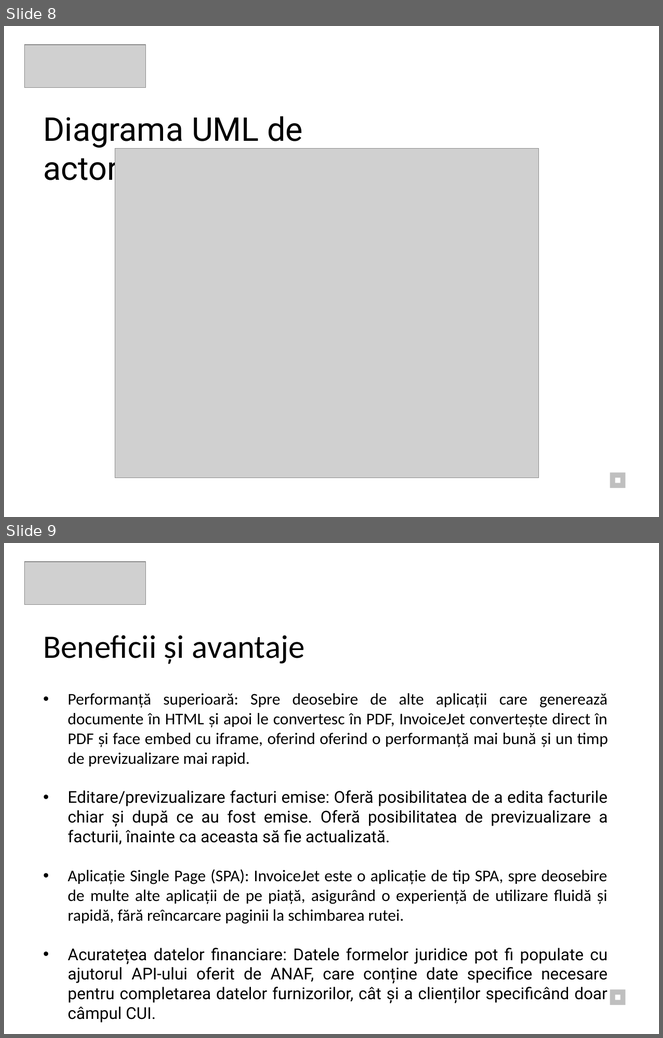
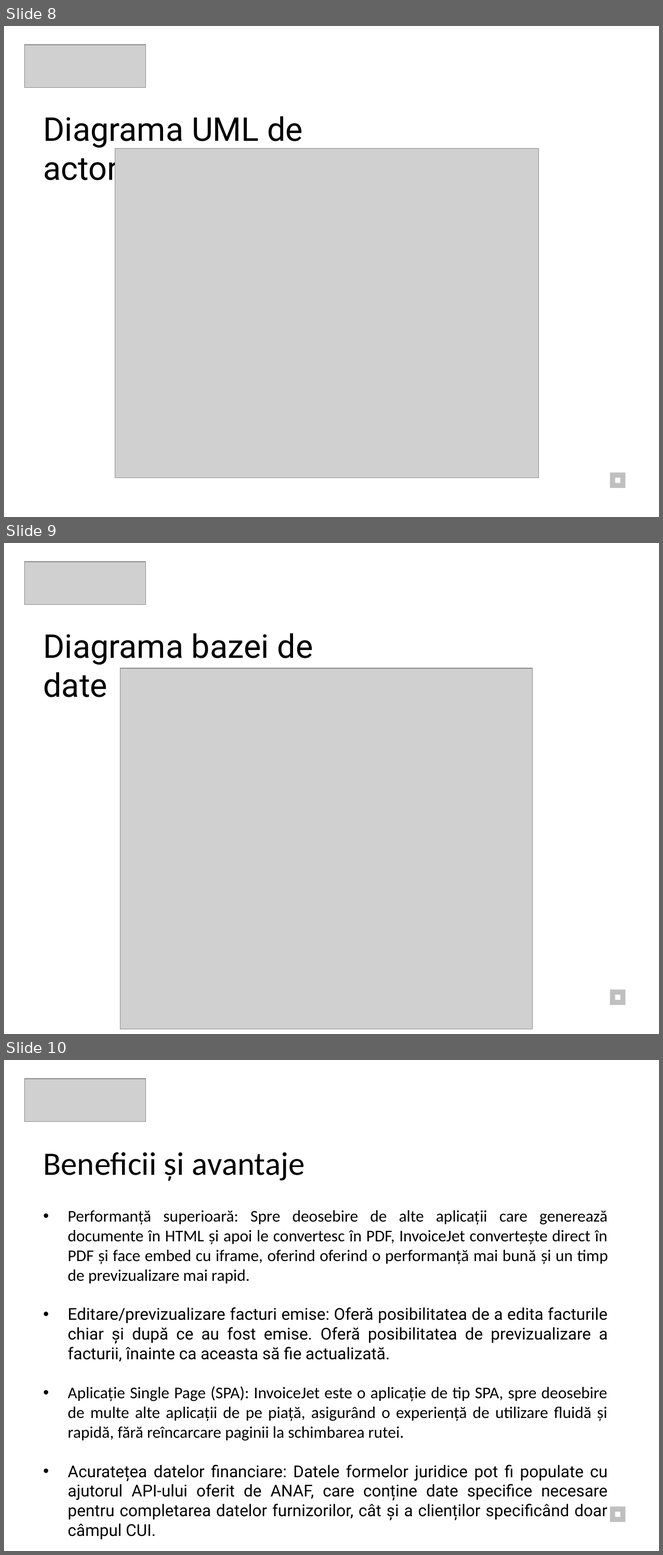
Before and after one commit to zsoltibv/InvoiceJet, a slide deck: Prezentare_Hosszu_Zsolt.pptx. Shown one above the other, each under a label of ours: slides 8 and 9 before the commit, slides 8, 9 and 10 after it. The pictures are 663x1038 and 663x1555 pixels, drawn with LibreOffice and Linux fonts; fonts in the diff are those of the drawing; grey boxes stand for pictures. Boxes give left, top, right and bottom in pixels: in the first picture for what was removed or moved away, otherwise in the second. Text is boxed around its words. In the diff, an @@ line names an element or a change of style, - is before the commit and + after.

Commit message:
add db diagram to ppt

```diff
--- a/Prezentare_Hosszu_Zsolt.pptx
+++ b/Prezentare_Hosszu_Zsolt.pptx
@@ slide 9 added at (4,543,659,1034), background #FFFFFF @@
@@ picture added at (24,562,145,605) @@
@@ text added at (43,633,313,697), 36 pt, text #000000 @@
+Diagrama bazei de date
@@ picture added at (120,668,533,1029) @@
@@ rectangle added at (610,990,626,1006), fill #BFBFBF @@
@@ rectangle added at (616,995,621,1000), fill #FFFFFF @@
@@ what was slide 9 is now slide 10 @@
```
